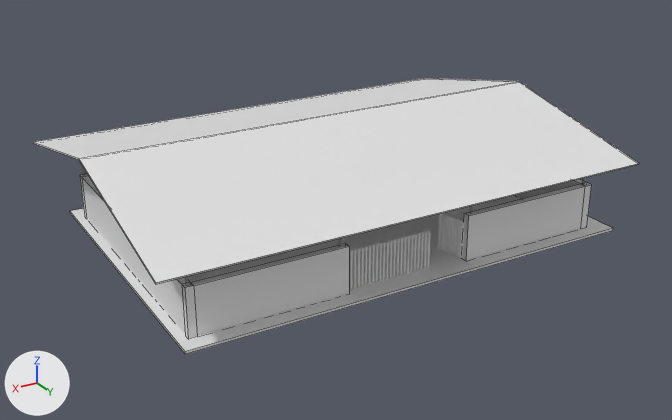
What one commit did to the Blender file data/blander/cheku_001.blend.
One viewpoint serves both versions: a 50 mm camera at (7.63, 11.66, 6.41) aimed at (0.43, -0.34, 0.4). The lights are fixed; the arrows at lower left show +X, +Y and +Z. Mesh edges are drawn as thin lines on the coarser meshes.

In view in the first picture: '平面', '立方体', '立方体.001', '立方体.004', '立方体.005'.
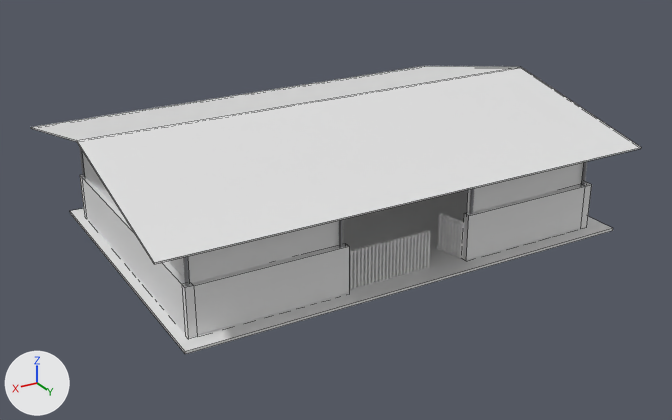
Boxes [x1, y1, x2, y2] around the edits, measured in the pictures (672 x 420 px):
'平面', moved
    before: [33, 78, 639, 284]
    after: [31, 66, 641, 264]
'立方体.006', added
    after: [82, 151, 584, 284]

Patch to the scene script:
```diff
--- a/data/blander/cheku_001.blend.py
+++ b/data/blander/cheku_001.blend.py
@@ me_立方体 @@
+me_立方体.from_pydata([(-3.67, -2.32, -1.26), (-3.67, -2.32, 1.26), (-3.67, 2.17, -1.26), (-3.67, 2.17, 1.26), (3.15, -2.32, -1.26), (3.15, -2.32, 1.26), (3.15, 2.13, -1.26), (3.15, 2.13, 1.26), (-1.31, 2.17, -1.26), (-1.31, 2.17, 1.26), (0.9, 2.13, 1.26), (0.9, 2.13, -1.26), (3.15, -0.1, -1.26), (3.15, -0.1, 3.84), (-3.67, -0.07, -1.26), (-3.67, -0.07, 3.95)], [], [(14, 15, 3, 2), (11, 10, 7, 6), (12, 13, 5, 4), (4, 5, 1, 0), (2, 3, 9, 8), (6, 7, 13, 12), (0, 1, 15, 14)])
+me_立方体.materials.append(mat_caigangwac)  # its picture is missing
@@ ob_平面 @@
 ob_平面 = bpy.data.objects.new('平面', me_平面_001)
-ob_平面.location = (0.41, -0.68, 1.61)
+ob_平面.location = (0.41, -0.68, 1.88)
 ob_平面.rotation_euler = (0.0, 0.0, 1.56)  # degrees (0, 0, 89)
@@ ob_立方体_006 @@
+ob_立方体_006 = bpy.data.objects.new('立方体.006', me_立方体)
+ob_立方体_006.location = (0.61, -0.56, 1.08)
+ob_立方体_006.scale = (1.0, 1.0, 0.245)
```
